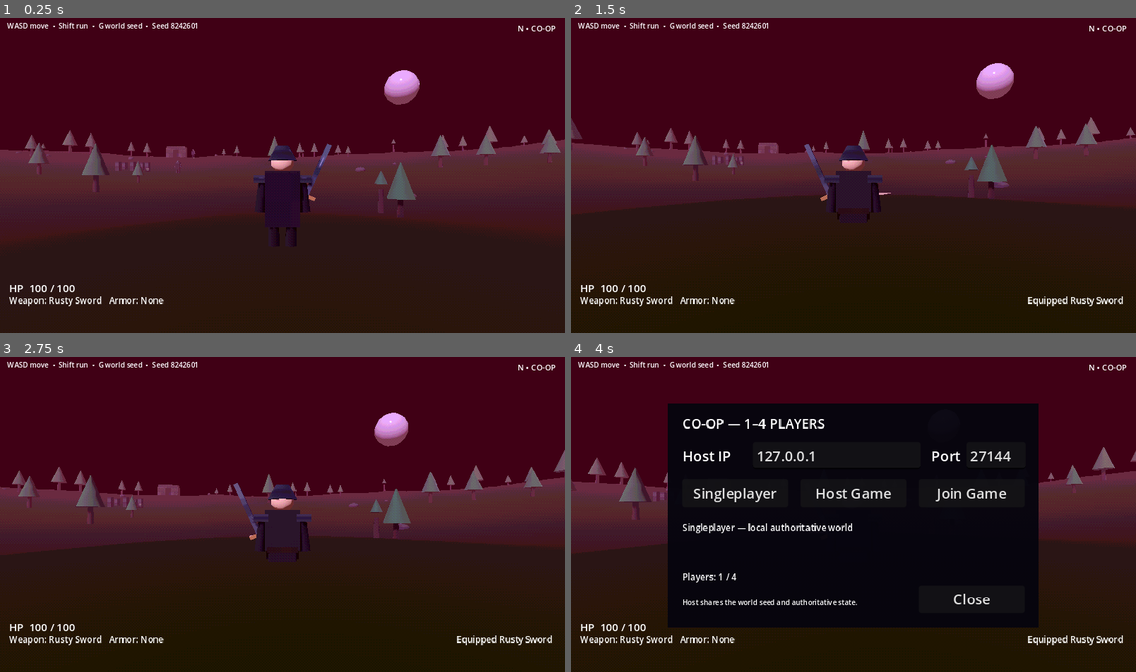
Above: before the commit, frames 1-4 (two rows, left to right).
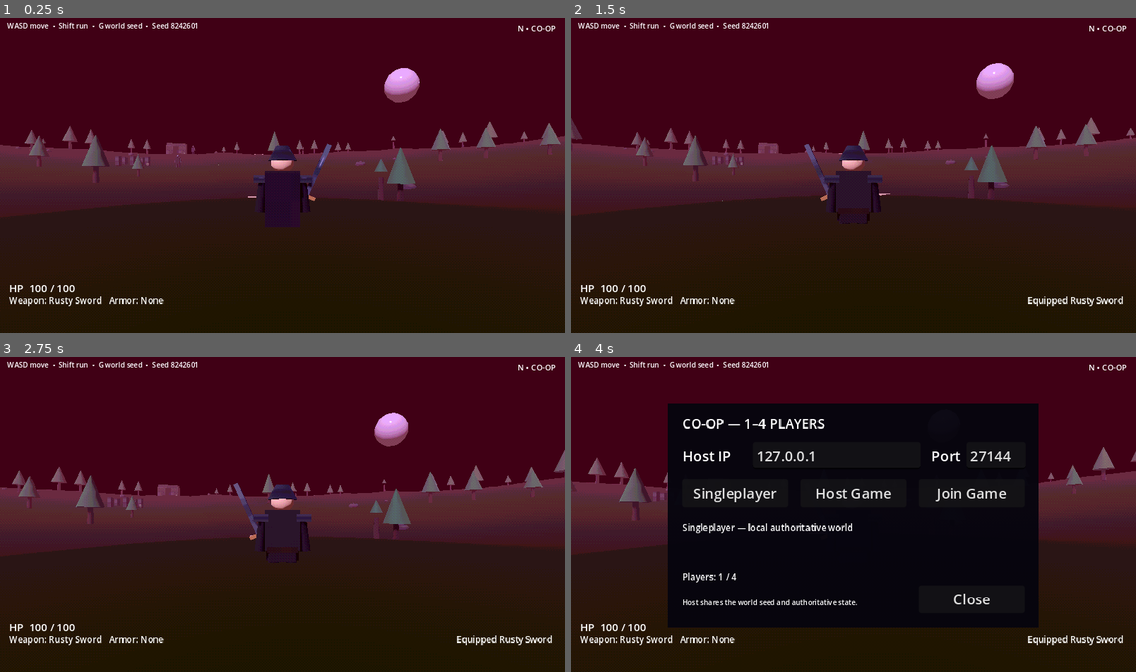
Above: after the commit, the same moments.

Repository: jasonjllind-cpu/aispel
Game: Godot game, scene res://main.tscn
Same seed, same stepped clock (60 frames per second), same inputs: the game is played once before the commit and once after it.
Inputs (mouse positions are in pixels of both pictures, inside the frame that each line leads up to):
- Up to frame 1 (0.25 s): no input
- Up to frame 2 (1.5 s): tap Enter at 0.5 s; move the mouse to (881, 172) at 0.52 s; press the mouse at (881, 172) at 0.53 s; hold W (move_forward) from 0.53 s (still down); tap Space (jump) at 0.77 s; move the mouse to (825, 175) at 1.27 s; release the mouse at (825, 175) at 1.28 s; tap R (equip_next) at 1.35 s
- Up to frame 3 (2.75 s): keep holding W (move_forward); tap Space (jump) at 1.52, 2 s; move the mouse to (293, 508) at 2.02 s; hold E (interact) from 2.03 s (still down)
- Up to frame 4 (4 s): keep holding W (move_forward); tap Enter at 2.75 s; move the mouse to (847, 517) at 2.77 s; release E (interact) at 2.78 s; tap Shift (sprint) at 2.85 s; tap Space (jump) at 3.02, 3.5, 3.77 s; move the mouse to (893, 517) at 3.52 s; tap N at 3.6 s

The runs differ from the first frame. In frame 1, 2.8% of the frame differs, in the area x 0-100%, y 15-73%; in frame 2, 0.1%; in frame 3, 0.1%; in frame 4, less than 0.1%.

Commit message:
Stabilize player spawn on generated terrain

Diff:
--- a/scripts/world_runtime.gd
+++ b/scripts/world_runtime.gd
@@ -6,10 +6,12 @@
 
 const PLAYER_SURFACE_TOLERANCE: float = 0.12
 const PLAYER_RECOVERY_CLEARANCE: float = 0.12
+const PLAYER_SPAWN_CLEARANCE: float = 0.08
 const PLAYER_RECOVERY_INTERVAL: float = 0.25
 const PLAYER_EMERGENCY_RECOVERY_DEPTH: float = 1.0
 
 var player_recovery_elapsed: float = 0.0
+var player_recovery_armed: bool = true
 var terrain_height_generator: RefCounted
 var terrain_height_seed: int = 0
 
@@ -26,9 +28,23 @@
 		return
 	_build_environment()
 	_build_safety_floor()
-	_spawn_player()
 	_build_retro_postprocess()
 	_build_hud()
+	call_deferred("_spawn_player_when_terrain_ready")
+
+
+func _spawn_player_when_terrain_ready() -> void:
+	var terrain_system := get_node_or_null("ProceduralWorldSystem")
+	if terrain_system != null and terrain_system.has_signal("starting_terrain_ready"):
+		var terrain_ready: bool = (
+			terrain_system.has_method("is_starting_terrain_ready")
+			and bool(terrain_system.call("is_starting_terrain_ready"))
+		)
+		if not terrain_ready:
+			await Signal(terrain_system, &"starting_terrain_ready")
+	if not has_node("Player"):
+		_spawn_player()
+
 
 func _spawn_player() -> void:
 	super._spawn_player()
@@ -57,7 +73,7 @@
 	var generator: RefCounted = WORLD_GENERATOR_SCRIPT.new()
 	generator.call("configure", seed_value)
 	var terrain_height: float = float(generator.call(
-		"sample_height_at",
+		"sample_mesh_height_at",
 		center,
 		biome_id,
 		spawn_local,
@@ -66,7 +82,7 @@
 	))
 	return Vector3(
 		center.x + spawn_local.x,
-		center.y + terrain_height + 1.2,
+		center.y + terrain_height + PLAYER_SPAWN_CLEARANCE,
 		center.z + spawn_local.y
 	)
 
@@ -147,12 +163,26 @@
 	var player := get_node_or_null("Player") as CharacterBody3D
 	if player == null:
 		return
+	var surface: Dictionary = generated_surface_sample(player.global_position, _active_world_seed())
+	if not surface.is_empty():
+		var terrain_y: float = float(surface.get("height", player.global_position.y))
+		if player.is_on_floor() and player.global_position.y >= terrain_y - PLAYER_SURFACE_TOLERANCE:
+			player_recovery_armed = true
 	var corrected: Vector3 = sanitize_outdoor_player_position(player.global_position)
-	if not should_apply_emergency_recovery(player.global_position, corrected):
+	if not consume_emergency_recovery(player.global_position, corrected):
 		return
 	player.global_position = corrected
 	player.set("spawn_position", corrected)
 	player.set("velocity", Vector3.ZERO)
+
+
+func consume_emergency_recovery(current: Vector3, corrected: Vector3) -> bool:
+	if not player_recovery_armed or not should_apply_emergency_recovery(current, corrected):
+		return false
+	# Recovery is edge-triggered. It may fire once after a real fall-through,
+	# then stays disarmed until normal floor contact is established.
+	player_recovery_armed = false
+	return true
 
 
 func should_apply_emergency_recovery(current: Vector3, corrected: Vector3) -> bool:
